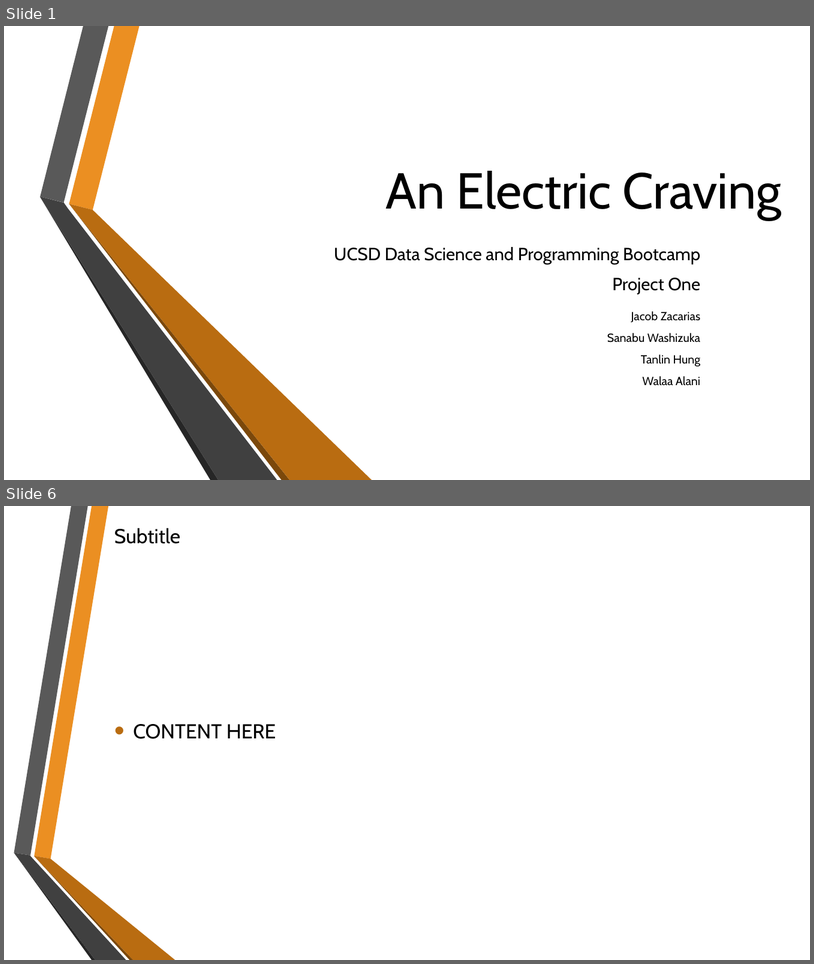
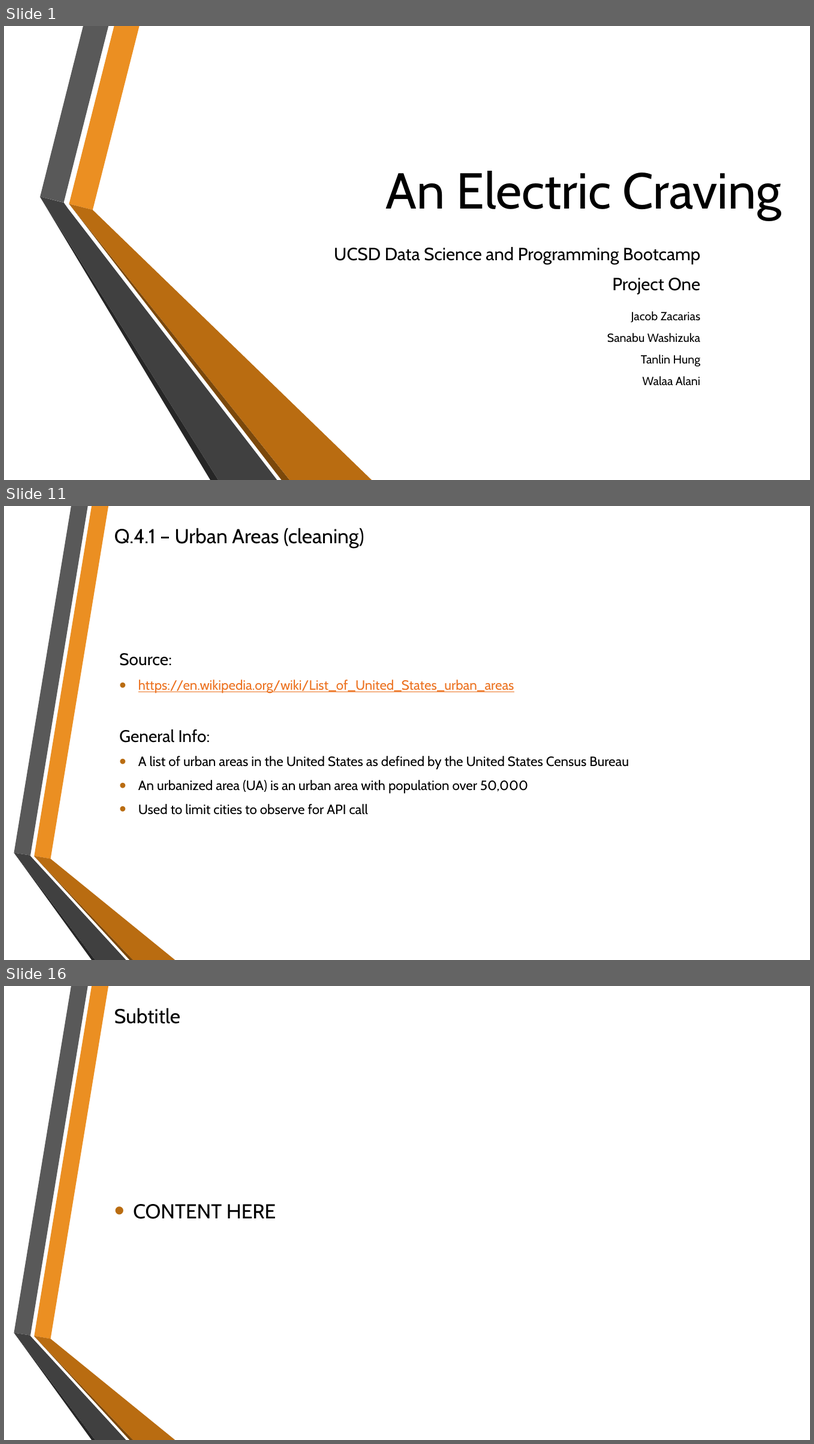
Before and after one commit to SanabuW/project-one, a slide deck: An Electric Craving.pptx. Shown one above the other, each under a label of ours: slides 1 and 6 before the commit, slides 1, 11 and 16 after it; the slides between them are not shown. The pictures are 814x964 and 814x1444 pixels, drawn with LibreOffice and Linux fonts; fonts in the diff are those of the drawing; background and template pictures are left out. Boxes give left, top, right and bottom in pixels: in the first picture for what was removed or moved away, otherwise in the second. Text is boxed around its words. In the diff, an @@ line names an element or a change of style, - is before the commit and + after.

```diff
--- a/An Electric Craving.pptx
+++ b/An Electric Craving.pptx
@@ slide 11 added at (x1=4, y1=506, x2=810, y2=960), background picture (left out); not listed: 6 template elements that a slide beside it also shows @@
@@ title added at (x1=114, y1=528, x2=364, y2=548), 24 pt, text #000000 @@
+Q.4.1 – Urban Areas (cleaning)
@@ text added at (x1=119, y1=653, x2=629, y2=814), 16 pt, text #000000 @@
+Source:
+• https://en.wikipedia.org/wiki/List_of_United_States_urban_areas
+General Info:
+• A list of urban areas in the United States as defined by the United States Census Bureau
+• An urbanized area (UA) is an urban area with population over 50,000
+• Used to limit cities to observe for API call
@@ what was slide 6 is now slide 16 @@
```
Also in this commit, not shown: 2 slides changed, 11 other slides added, 2 slides removed, 19 other files.
